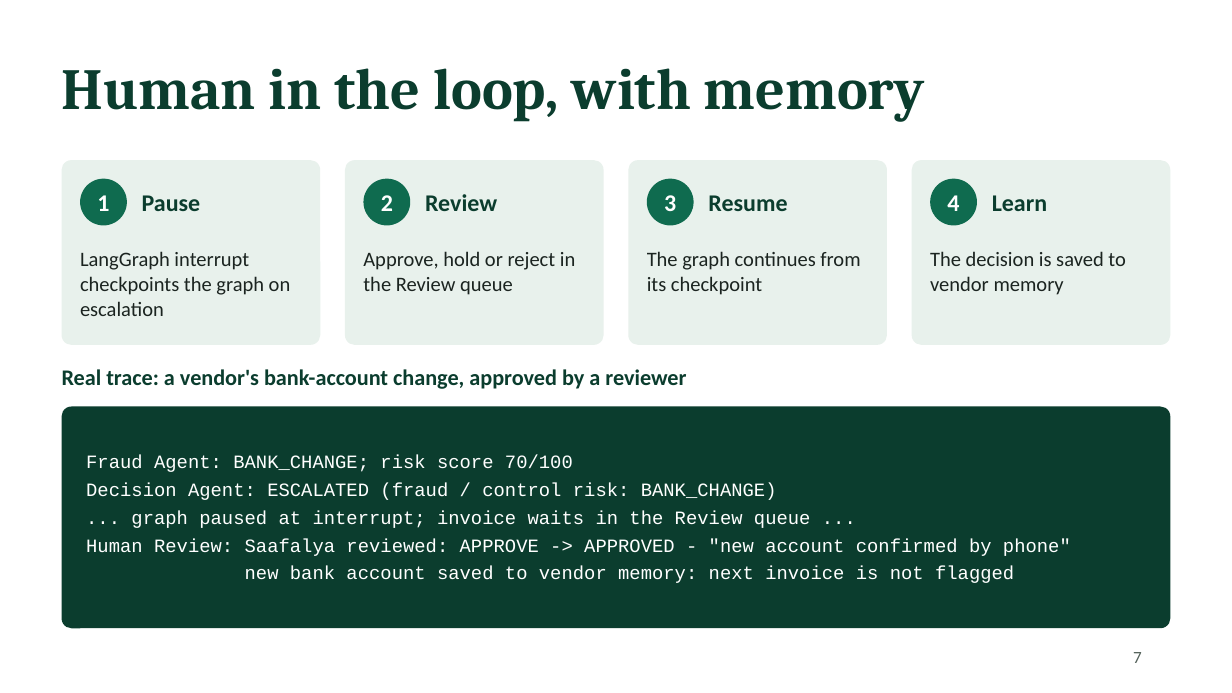
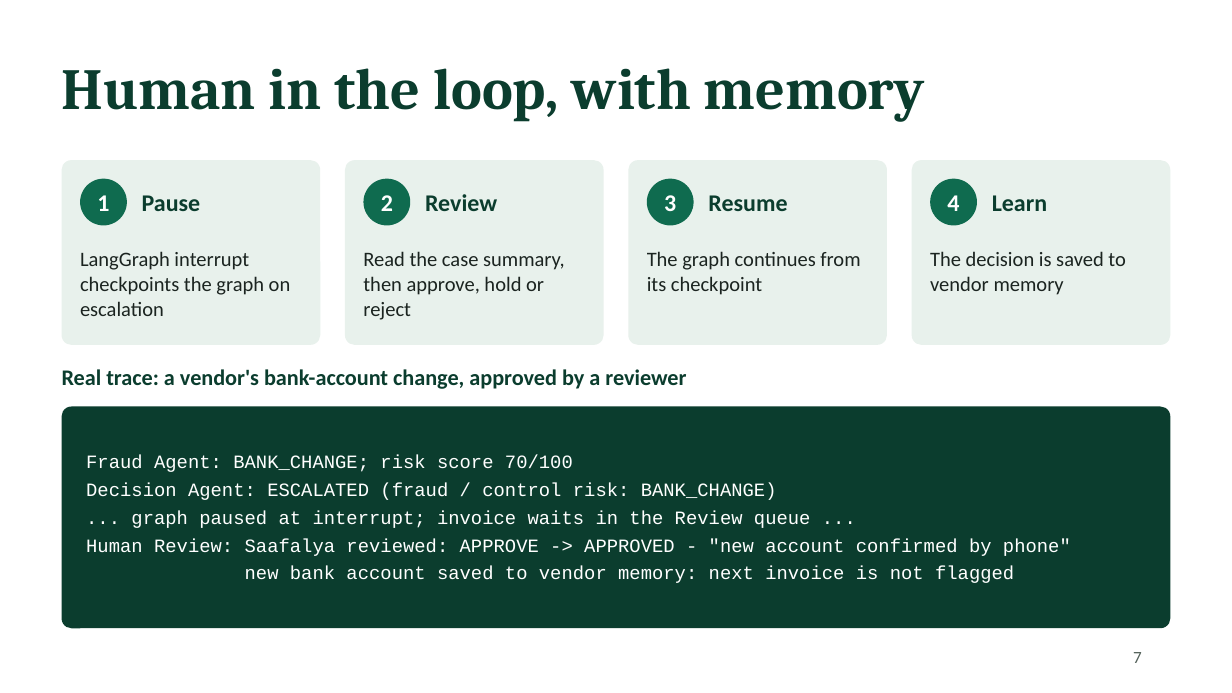
Before and after one commit to Saafalya/invoice_agents, a slide deck: slide 7 of docs/FAAISaafalyaSengupta158.pptx. Drawn at 1232x693 pixels with LibreOffice and Linux fonts; fonts in the diff are those of the drawing. Boxes give left, top, right and bottom in pixels: in the first picture for what was removed or moved away, otherwise in the second. Text is boxed around its words. In the diff, an @@ line names an element or a change of style, - is before the commit and + after.

```diff
--- a/docs/FAAISaafalyaSengupta158.pptx
+++ b/docs/FAAISaafalyaSengupta158.pptx
@@ text at <box>363,251,564,320</box>: text changed @@
-Approve, hold or reject in the Review queue
+Read the case summary, then approve, hold or reject
```
Also in this commit, not shown: 5 other slides changed, 2 slides added, 3 other files.
